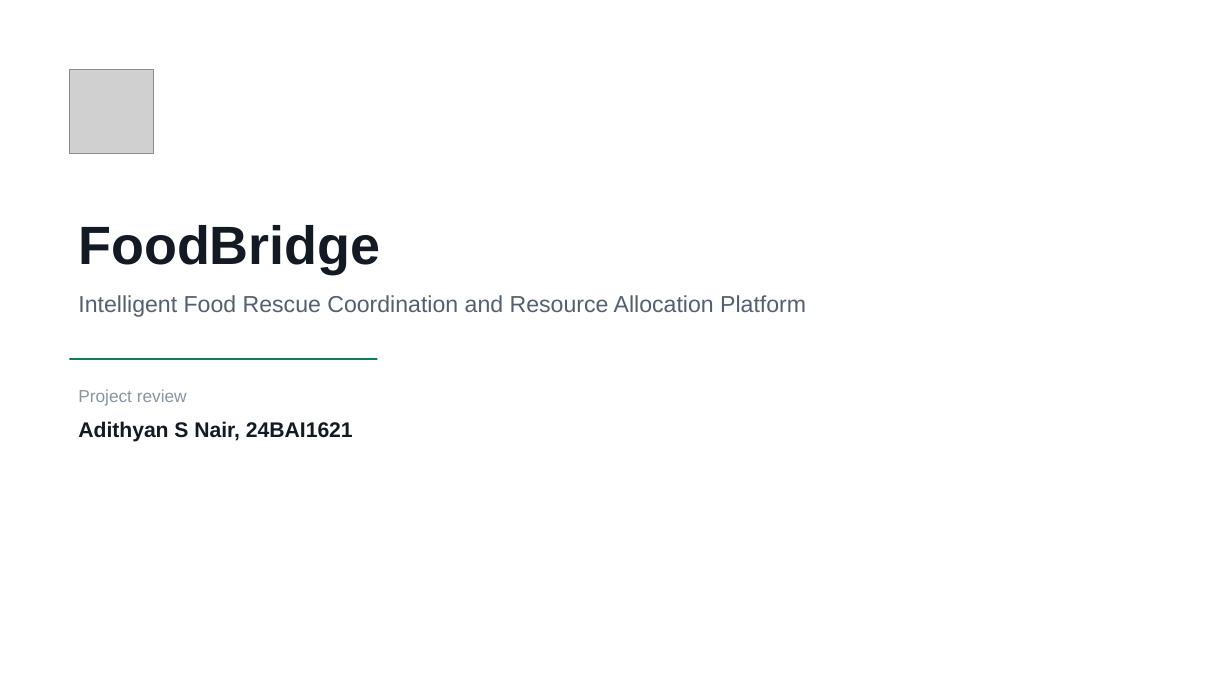
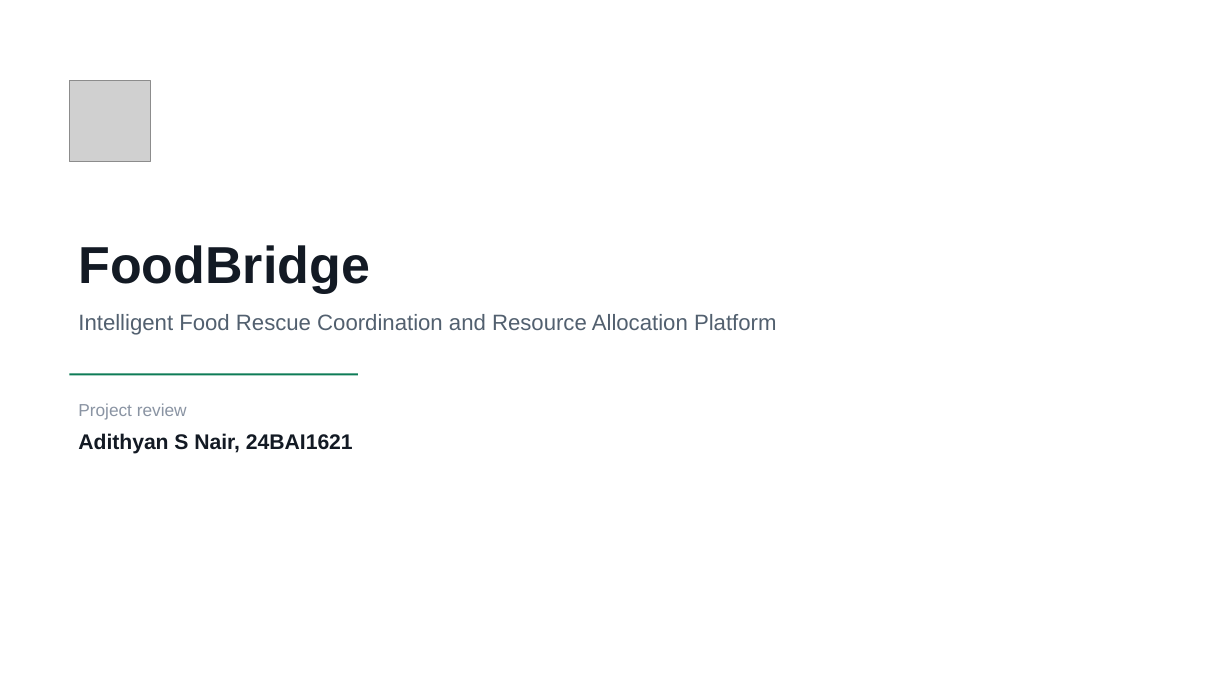
Before and after one commit to AdiByte5/FoodBridge, a slide deck: slide 1 of docs/FoodBridge_Project_Review.pptx. Drawn at 1232x693 pixels with LibreOffice and Linux fonts; fonts in the diff are those of the drawing; grey boxes stand for pictures. Boxes give left, top, right and bottom in pixels: in the first picture for what was removed or moved away, otherwise in the second. Text is boxed around its words. In the diff, an @@ line names an element or a change of style, - is before the commit and + after.

```diff
--- a/docs/FoodBridge_Project_Review.pptx
+++ b/docs/FoodBridge_Project_Review.pptx
@@ picture: place and size @@
-picture at [69, 69, 154, 154]
+picture at [69, 81, 151, 163]
@@ text "FoodBridge": place and size @@
-text "FoodBridge" at [78, 225, 380, 274]
+text "FoodBridge" at [78, 245, 370, 294]
@@ text "FoodBridge" at [78, 245, 370, 294]: size 42 to 40.5 pt @@
@@ text "Intelligent Food Rescue Coordination and ...": place and size @@
-text "Intelligent Food Rescue Coordination and ..." at [78, 295, 806, 317]
+text "Intelligent Food Rescue Coordination and ..." at [78, 314, 777, 335]
@@ text "Intelligent Food Rescue Coordination and ..." at [78, 314, 777, 335]: size 18 to 17.2 pt @@
@@ rectangle: place and size @@
-rectangle at [69, 359, 377, 360]
+rectangle at [69, 373, 358, 375]
@@ text "Project review": place and size @@
-text "Project review" at [78, 389, 187, 406]
+text "Project review" at [78, 403, 187, 420]
@@ text "Adithyan S Nair, 24BAI1621": place and size @@
-text "Adithyan S Nair, 24BAI1621" at [78, 421, 353, 442]
+text "Adithyan S Nair, 24BAI1621" at [78, 433, 353, 454]
```
Also in this commit, not shown: 4 other slides changed, 3 slides added, 15 slides removed, 1 other file.
